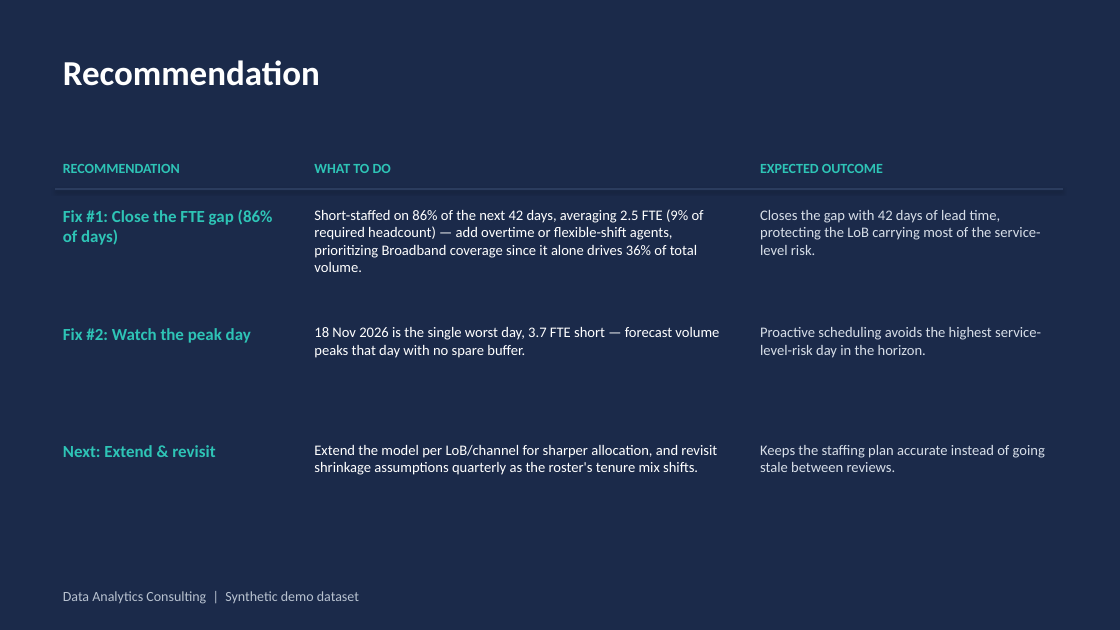
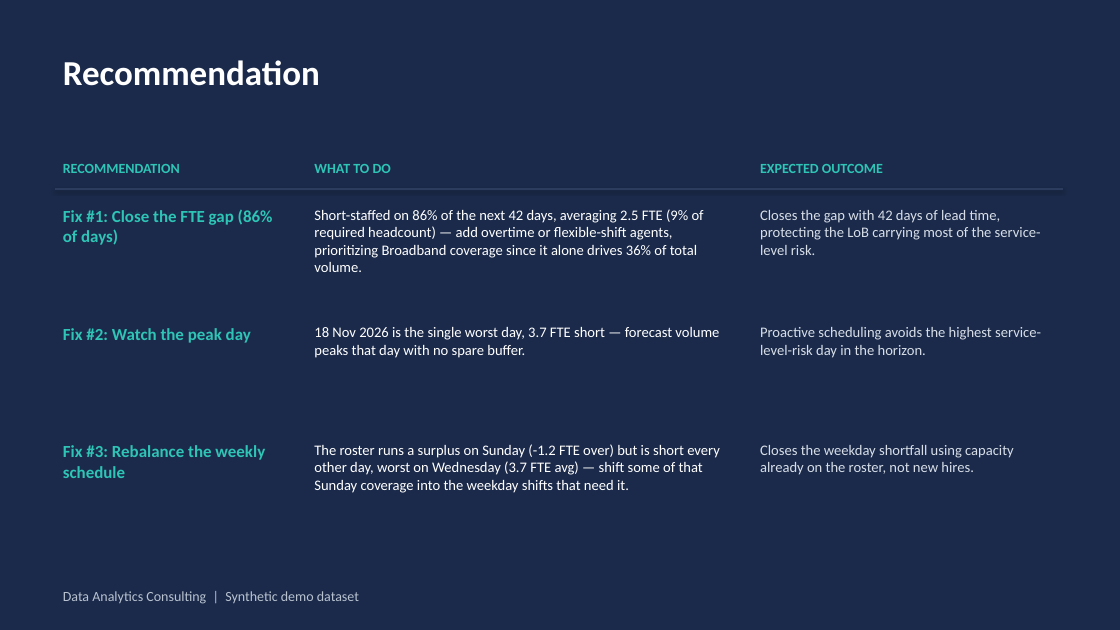
Before and after one commit to rameshpennam/ds-use-cases, a slide deck: slide 6 of usecase2_demand_forecasting/final_output/usecase2_forecast_summary.pptx. Drawn at 1120x630 pixels with LibreOffice and Linux fonts; fonts in the diff are those of the drawing. Boxes give left, top, right and bottom in pixels: in the first picture for what was removed or moved away, otherwise in the second. Text is boxed around its words. In the diff, an @@ line names an element or a change of style, - is before the commit and + after.

```diff
--- a/usecase2_demand_forecasting/final_output/usecase2_forecast_summary.pptx
+++ b/usecase2_demand_forecasting/final_output/usecase2_forecast_summary.pptx
@@ text at [63, 445, 265, 478]: text changed @@
-Next: Extend & revisit
+Fix #3: Rebalance the weekly schedule
@@ text at [314, 444, 720, 493]: text changed @@
-Extend the model per LoB/channel for sharper allocation, and revisit shrinkage assumptions quarterly as the roster's tenure mix shifts.
+The roster runs a surplus on Sunday (-1.2 FTE over) but is short every other day, worst on Wednesday (3.7 FTE avg) — shift some of that Sunday coverage into the weekday shifts that need it.
@@ text at [760, 445, 1014, 475]: text changed @@
-Keeps the staffing plan accurate instead of going stale between reviews.
+Closes the weekday shortfall using capacity already on the roster, not new hires.
```
Also in this commit, not shown: 1 other slide changed, 9 other files.
